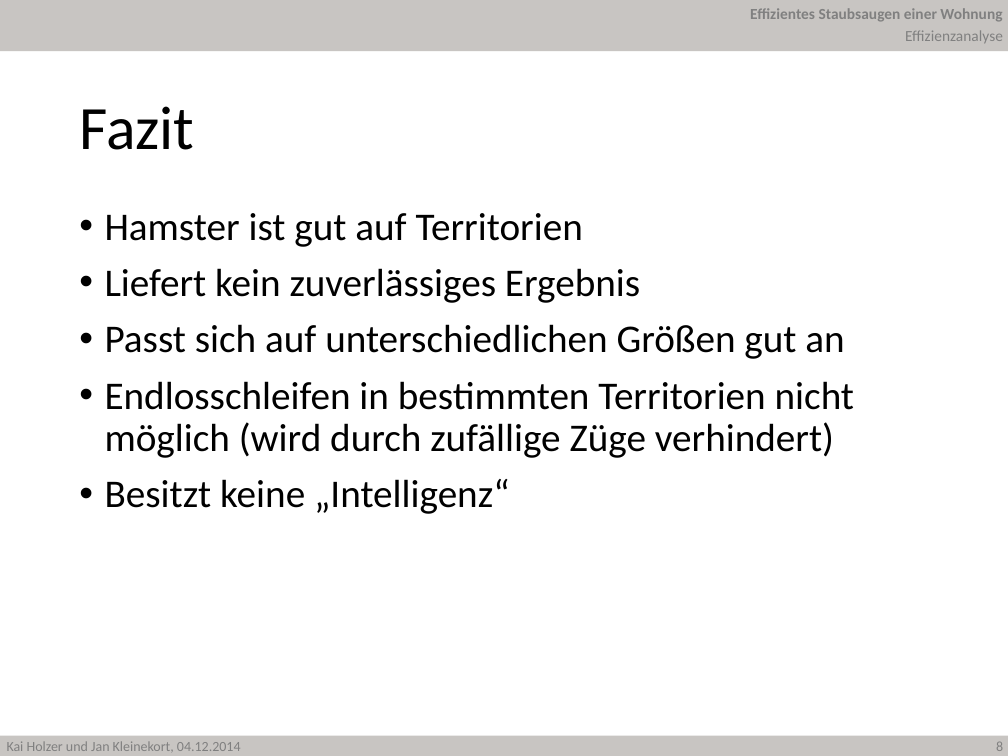
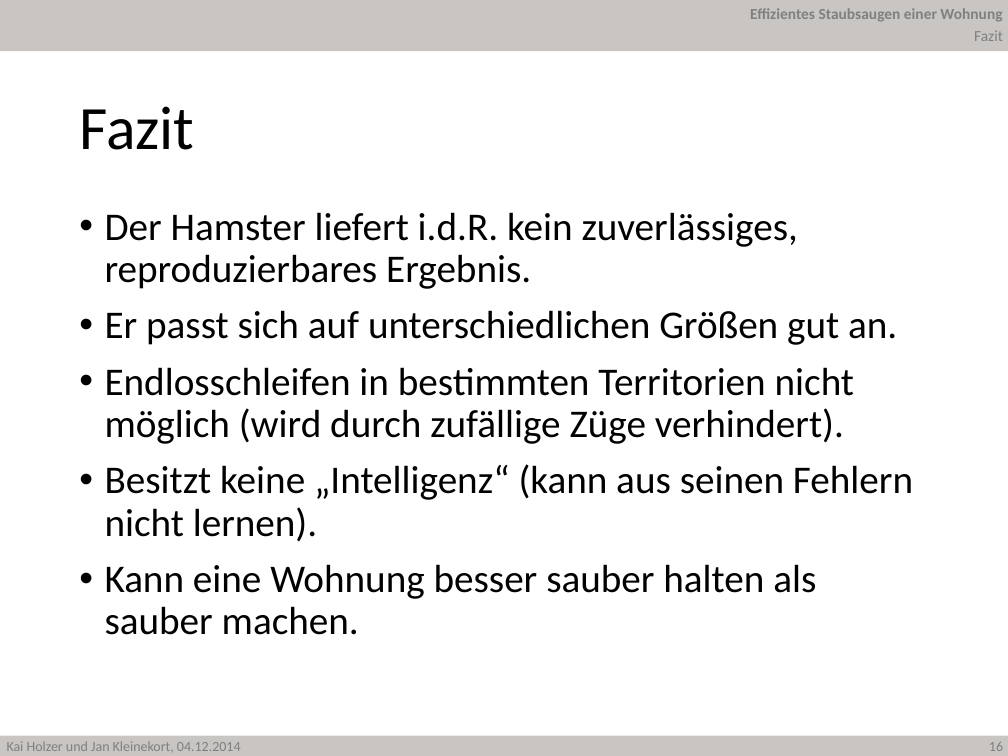
Before and after one commit to JanKl/Hamster, a slide deck: slide 16 of Präsentation/Hamster Holzer Kleinekort.pptx (slide 8 before the commit). Drawn at 1008x756 pixels with LibreOffice and Linux fonts; fonts in the diff are those of the drawing; background and template pictures are left out. Boxes give left, top, right and bottom in pixels: in the first picture for what was removed or moved away, otherwise in the second. Text is boxed around its words. In the diff, an @@ line names an element or a change of style, - is before the commit and + after.

Commit message:
Excel Effizienzuntersuchung und PowerPoint Effizienz

```diff
--- a/Präsentation/Hamster Holzer Kleinekort.pptx
+++ b/Präsentation/Hamster Holzer Kleinekort.pptx
@@ text at [974,31,1003,41]: text changed @@
-Effizienzanalyse
+Fazit
@@ text at [105,212,913,635]: text changed @@
-• Hamster ist gut auf Territorien
-• Liefert kein zuverlässiges Ergebnis
-• Passt sich auf unterschiedlichen Größen gut an
-• Endlosschleifen in bestimmten Territorien nicht möglich (wird durch zufällige Züge verhindert)
-• Besitzt keine „Intelligenz“
+• Der Hamster liefert i.d.R. kein zuverlässiges, reproduzierbares Ergebnis.
+• Er passt sich auf unterschiedlichen Größen gut an.
+• Endlosschleifen in bestimmten Territorien nicht möglich (wird durch zufällige Züge verhindert).
+• Besitzt keine „Intelligenz“ (kann aus seinen Fehlern nicht lernen).
+• Kann eine Wohnung besser sauber halten als sauber machen.
@@ page number at [989,742,1003,751]: text changed @@
-8
+16
```
Also in this commit, not shown: 6 other slides changed, 8 slides added, 4 other files.
